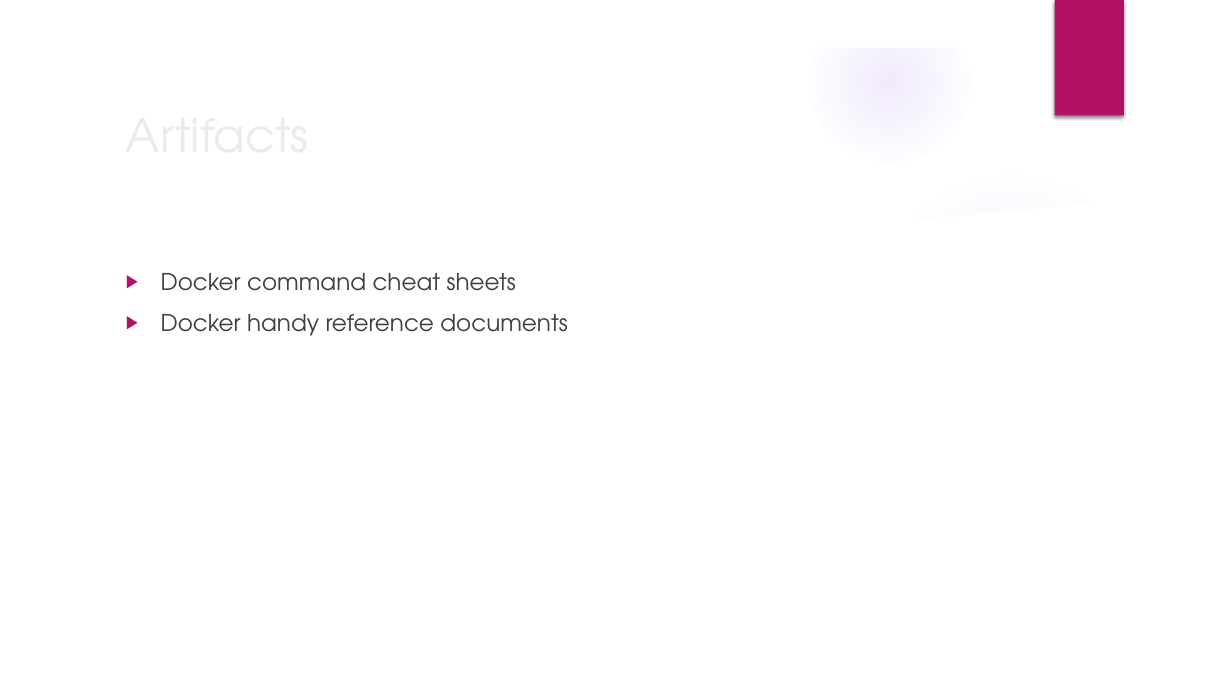
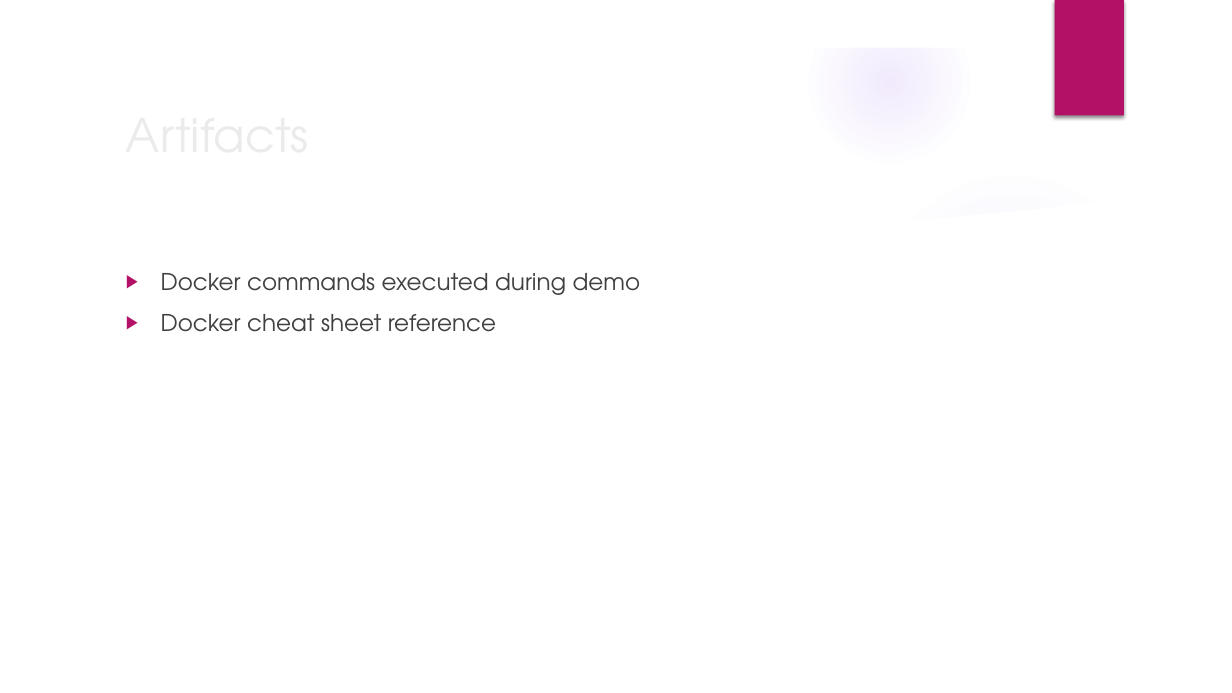
Before and after one commit to deepkumartraining/docker-k8s-April23, a slide deck: slide 3 of Day6/DockerAndKubernetes_Training-Day6.pptx (slide 5 before the commit). Drawn at 1232x693 pixels with LibreOffice and Linux fonts; fonts in the diff are those of the drawing; background and template pictures are left out. Boxes give left, top, right and bottom in pixels: in the first picture for what was removed or moved away, otherwise in the second. Text is boxed around its words. In the diff, an @@ line names an element or a change of style, - is before the commit and + after.

```diff
--- a/Day6/DockerAndKubernetes_Training-Day6.pptx
+++ b/Day6/DockerAndKubernetes_Training-Day6.pptx
@@ text at [161,273,641,332]: text changed @@
-▶ Docker command cheat sheets
-▶ Docker handy reference documents
+▶ Docker commands executed during demo
+▶ Docker cheat sheet reference
```
Also in this commit, not shown: 1 other slide changed, 2 slides removed, 1 other file.
